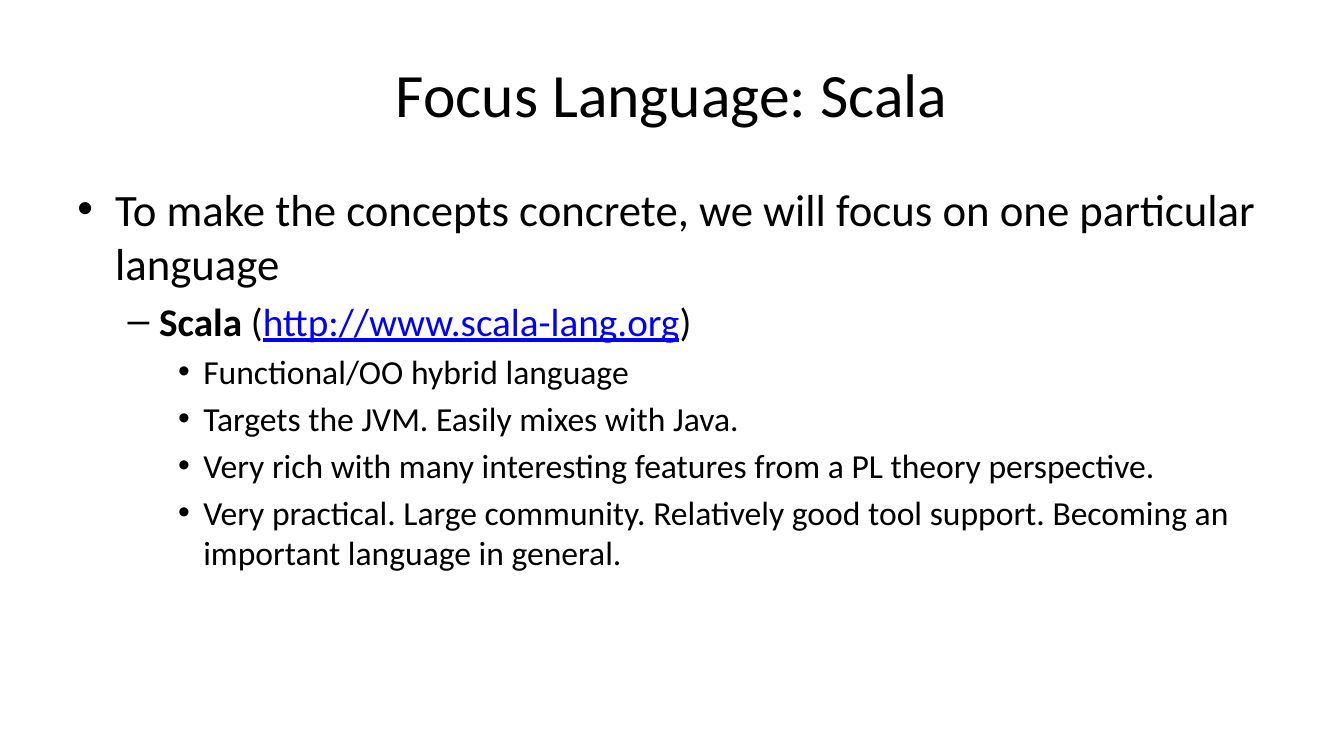
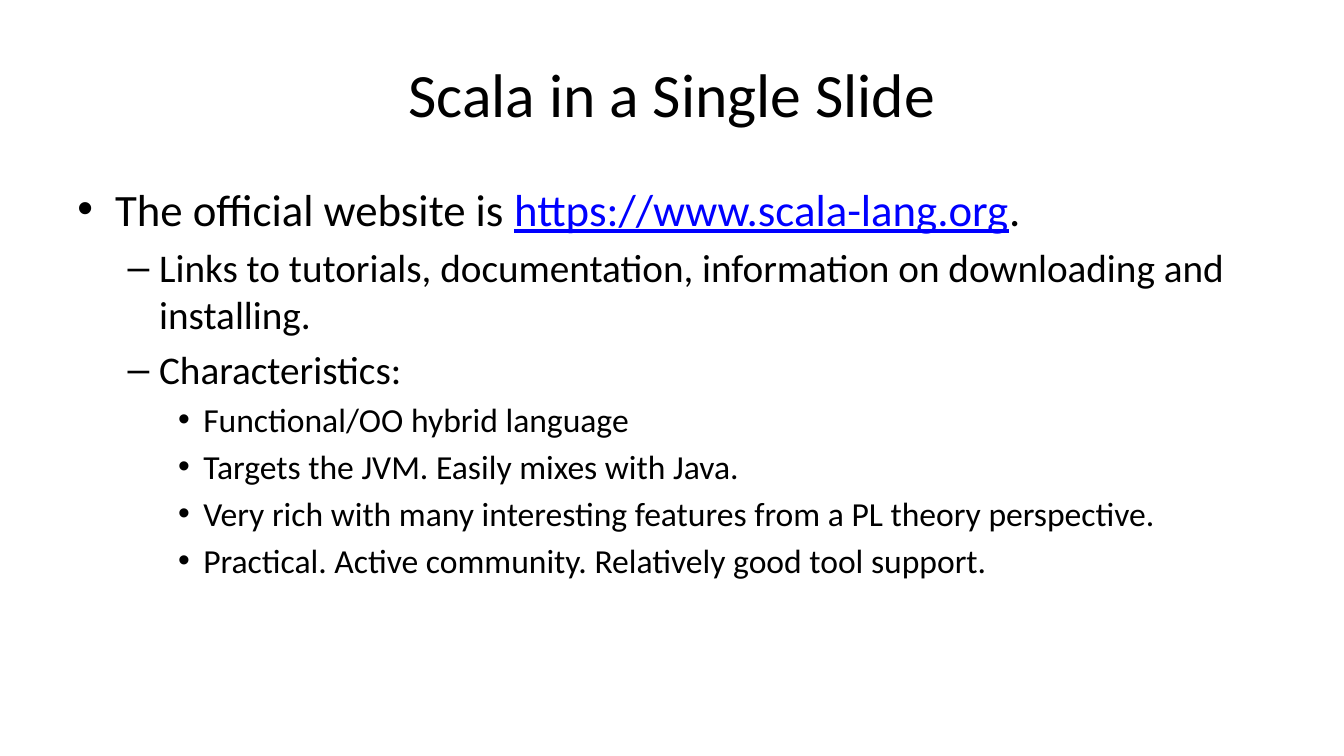
Before and after one commit to pchapin/augusta, a slide deck: slide 2 of tutorials/Scala/presentations/00_Introduction.pptx (slide 4 before the commit). Drawn at 1344x756 pixels with LibreOffice and Linux fonts; fonts in the diff are those of the drawing. Boxes give left, top, right and bottom in pixels: in the first picture for what was removed or moved away, otherwise in the second. Text is boxed around its words. In the diff, an @@ line names an element or a change of style, - is before the commit and + after.

Commit message:
Updated the Scala introduction slides in the Scala tutorial.

```diff
--- a/tutorials/Scala/presentations/00_Introduction.pptx
+++ b/tutorials/Scala/presentations/00_Introduction.pptx
@@ title at (408,74,934,128): text changed @@
-Focus Language: Scala
+Scala in a Single Slide
@@ text at (115,195,1224,385): text changed; size 32 to 28 pt @@
-• To make the concepts concrete, we will focus on one particular language
-  – Scala (http://www.scala-lang.org)
+• The official website is https://www.scala-lang.org.
+  – Links to tutorials, documentation, information on downloading and installing.
+  – Characteristics:
@@ text at (203,549,986,579): text changed @@
-    • Very practical. Large community. Relatively good tool support. Becoming an important language in general.
+    • Practical. Active community. Relatively good tool support.
```
Also in this commit, not shown: 12 other slides changed, 3 slides added, 2 slides removed.
